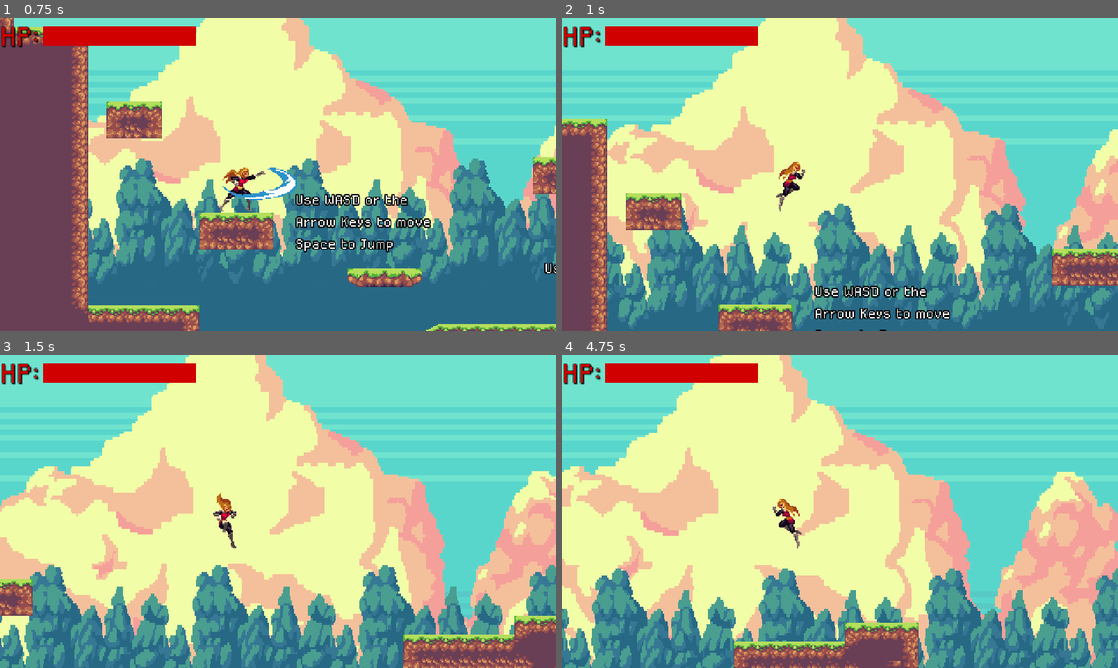
Above: before the commit, frames 1-4 (two rows, left to right).
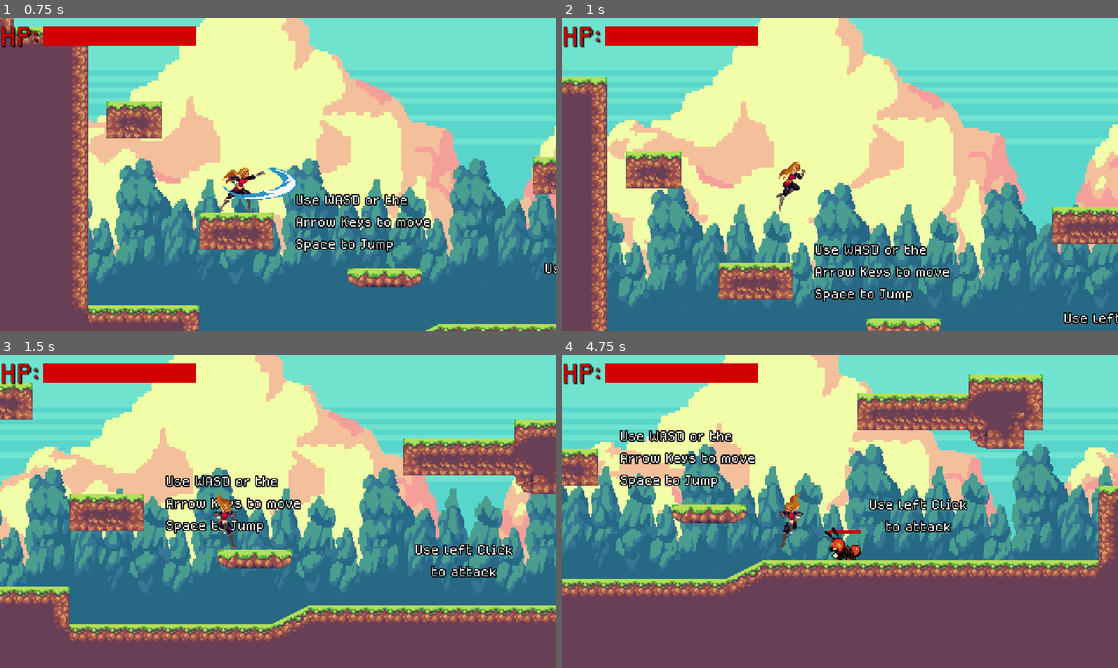
Above: after the commit, the same moments.

Repository: Norbi910/Onlab
Game: Godot game, scene res://Scenes/DemoLevel.tscn
Two runs of this game, one before a commit and one after it. Both use one fixed random seed, a clock stepped at 60 frames per second and the inputs below.
Inputs (mouse positions are in pixels of both pictures, inside the frame that each line leads up to):
- Up to frame 1 (0.75 s): tap Enter at 0.5 s; move the mouse to (400, 158) at 0.52 s; hold Right (move_right) from 0.53 s (still down); click (400, 158) at 0.6 s
- Up to frame 2 (1 s): keep holding Right (move_right); tap Space (jump) at 0.77 s; tap E (interact) at 0.8 s
- Up to frame 3 (1.5 s): keep holding Right (move_right); tap Space (jump) at 1.07 s; tap Enter at 1.25 s; move the mouse to (166, 527) at 1.27 s; tap E (interact) at 1.35 s
- Up to frame 4 (4.75 s): tap Space (jump) at 1.52, 1.55, 1.82, 3.02, 3.32, 4.52 s; tap Enter every 0.75 s from 2 to 4.25 s; move the mouse to (895, 442) at 2.02 s; release Right (move_right) at 2.03 s; hold A (move_left) 2.03-2.78 s; hold Space (jump) 2.03-2.78 s; click (895, 442) at 2.3 s; move the mouse to (812, 574) at 2.77 s; hold Right (move_right) 2.78-4.28 s; click (812, 574) at 2.85 s; tap E (interact) at 3.05, 3.6 s; move the mouse to (1006, 558) at 3.52 s; hold Space (jump) 3.53-4.28 s; move the mouse to (673, 464) at 4.27 s; hold A (move_left) from 4.28 s (still down); click (673, 464) at 4.35 s

Frame 1 is identical in both runs. In frame 2, 28% of the frame differs, in the area x 0-100%, y 0-100%; in frame 3, 62%; in frame 4, 74%.

Commit message:
jump and float tweaks
added variable jump height and made float almost reset vertical velocity

Diff:
--- a/Scenes/Entities/player.tscn
+++ b/Scenes/Entities/player.tscn
@@ -424,6 +424,10 @@
 wait_time = 0.2
 one_shot = true
 
+[node name="FloatCooldownTimer" type="Timer" parent="."]
+unique_name_in_owner = true
+one_shot = true
+
 [node name="AttackCooldownTimer" type="Timer" parent="."]
 unique_name_in_owner = true
 wait_time = 0.5
--- a/Scripts/Entities/player.gd
+++ b/Scripts/Entities/player.gd
@@ -1,38 +1,48 @@
 class_name Player
 extends CharacterBody2D
 
+# Movement variables
 @export var speed: float= 150.0
 @export var acceleration: float = 10.0
 @export var deacceleration: float = 20.0
-@export var float_strength: float = 8.0
+@export var float_strength: float = 7.0
+@export var down_gravity_factor: float = 2.0
+@export var variable_jump_height_strength: float = 0.4
+
 var jump_velocity: float = -speed * 3
 var gravity: float = speed * 5
-@export var down_gravity_factor: float = 2.0
-
-const PLAYER_INVENTORY = preload("uid://bvyijoa5sha6v")
 
 
+# Imports
 @onready var sprite: Sprite2D = %PlayerSprite
 @onready var animationPlayer: AnimationPlayer = %AnimationPlayer
 @onready var attack_cooldown_timer: Timer = %AttackCooldownTimer
 @onready var coyote_timer: Timer = %CoyoteTimer
 @onready var jump_buffer_timer: Timer = %JumpBufferTimer
+@onready var float_cooldown_timer: Timer = %FloatCooldownTimer
+
+const PLAYER_INVENTORY = preload("res://Resources/Inventory/player_inventory.tres")
 
 signal health_changed(hp)
 
+
+# State Machine Related variables
 enum State{IDLE, RUN, JUMP, FALL, FLOAT}
 var current_state: State = State.IDLE
 var is_attacking: bool = false
 var is_floating: bool = false
 
+
+
 func _physics_process(delta: float) -> void:
-	handle_input()
-	update_movement(delta)
-	update_state()
-	update_animation()
+	_handle_input()
+	_update_movement(delta)
+	_update_state()
+	_update_animation()
 	move_and_slide()
+	print(velocity.y)
 
-func handle_input():
+func _handle_input():
 	if Input.is_action_just_pressed("attack") and attack_cooldown_timer.is_stopped():
 		is_attacking = true
 		attack_cooldown_timer.start()
@@ -40,10 +50,13 @@
 	if Input.is_action_just_pressed("jump"):
 		jump_buffer_timer.start()   # jump Buffer
 
+	if current_state == State.JUMP and Input.is_action_just_released("jump") and not is_on_floor():
+		velocity.y *= variable_jump_height_strength
+
 	is_floating = not is_on_floor() and Input.is_action_pressed("jump")
 
 	if Input.is_action_just_pressed("interact"):
-		interact()
+		_interact()
 
 	# Get the input direction and handle the movement/deceleration.
 	var direction := Input.get_axis("move_left", "move_right")
@@ -53,14 +66,13 @@
 		velocity.x = move_toward(velocity.x, 0, deacceleration ) # deAccelerate
 
 
-func update_movement(delta: float):
+func _update_movement(delta: float):
 	# Able to jump if player is on the ground (coyote timer included) or jump buffered
 	if (is_on_floor() or coyote_timer.time_left>0) and jump_buffer_timer.time_left > 0:
-		velocity.y = jump_velocity
 		current_state = State.JUMP
-
 		jump_buffer_timer.stop()
 		coyote_timer.stop()
+		velocity.y += jump_velocity
 
 	if current_state == State.JUMP:
 		velocity.y += delta * gravity
@@ -70,13 +82,13 @@
 		velocity.y += delta * gravity * down_gravity_factor # higher gravity when falling
 
 
-func update_state():
+func _update_state():
 	match current_state:
 		State.IDLE when abs(velocity.x) >= speed/10:
 			current_state = State.RUN
 
 		State.RUN:
-			if abs(velocity.x) < speed/10:
+			if abs(velocity.x) <= 0:
 				current_state = State.IDLE
 			if not is_on_floor() and velocity.y >0:
 				current_state = State.FALL
@@ -91,12 +103,15 @@
 					current_state = State.IDLE
 				else:
 					current_state = State.RUN
-			if is_floating:
+			if is_floating and float_cooldown_timer.time_left <= 0:
 				current_state = State.FLOAT
+				velocity.y *= 0.1
+				float_cooldown_timer.start()
 
 		State.FLOAT:
-			if not is_floating:
+			if not is_floating or is_attacking:
 				current_state = State.FALL
+
 			if is_on_floor():
 				if velocity.x == 0:
 					current_state = State.IDLE
@@ -104,14 +119,13 @@
 					current_state = State.RUN
 
 
-func update_animation() -> void:
+func _update_animation() -> void:
 	if is_attacking:
 		animationPlayer.play("attack")
 	else:
 		if velocity.x != 0:
 			%Pivot.scale.x = sign(velocity.x)
 
-			#animationPlayer.play("run")
 		match current_state:
 			State.IDLE: animationPlayer.play("idle")
 			State.RUN: animationPlayer.play("run")
@@ -120,19 +134,18 @@
 			State.FLOAT: animationPlayer.play("float")
 
 
-func _on_animation_player_animation_finished(anim_name: StringName) -> void:
-	if anim_name == "attack":
-		is_attacking = false
-
 func _die():
 	$PlayerCollision.queue_free()
 	print("YOU DIED")
 	Engine.time_scale = 0.5
 	%RespawnTimer.start()
 
-func _on_respawn_timer_timeout() -> void:
-	Engine.time_scale = 1
-	get_tree().reload_current_scene()
+func _interact():
+	var interaction_area: Area2D = $Pivot/InteractionArea
+	if not interaction_area.has_overlapping_bodies():
+		return
+	var interactable_body: NPC = interaction_area.get_overlapping_bodies().front()
+	interactable_body.interact()
 
 func get_max_health() -> float:
 	var healthComponent: HealthComponent = %HealthComponent
@@ -140,12 +153,15 @@
 		return healthComponent.MAX_HEALTH
 	return 0
 
-func interact():
-	var interaction_area: Area2D = $Pivot/InteractionArea
-	if not interaction_area.has_overlapping_bodies():
-		return
-	var interactable_body: NPC = interaction_area.get_overlapping_bodies().front()
-	interactable_body.interact()
+
+
+func _on_animation_player_animation_finished(anim_name: StringName) -> void:
+	if anim_name == "attack":
+		is_attacking = false
+
+func _on_respawn_timer_timeout() -> void:
+	Engine.time_scale = 1
+	get_tree().reload_current_scene()
 
 func _on_hit_box_knockback(force: Vector2) -> void:
 	velocity = force
